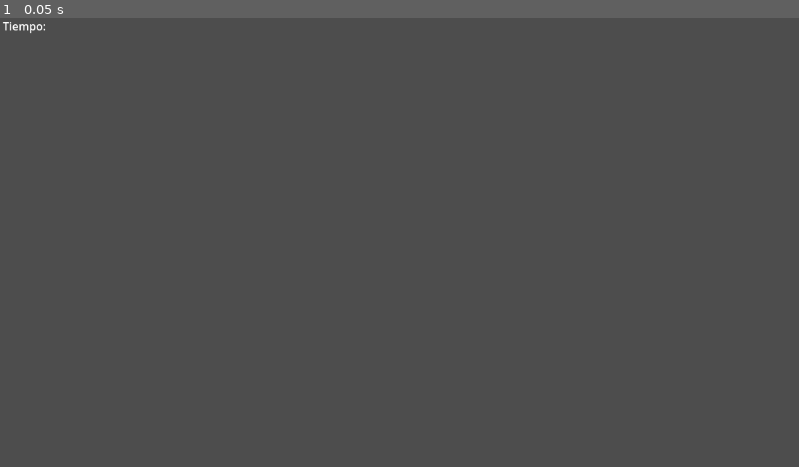
Above: before the commit, frame 1.
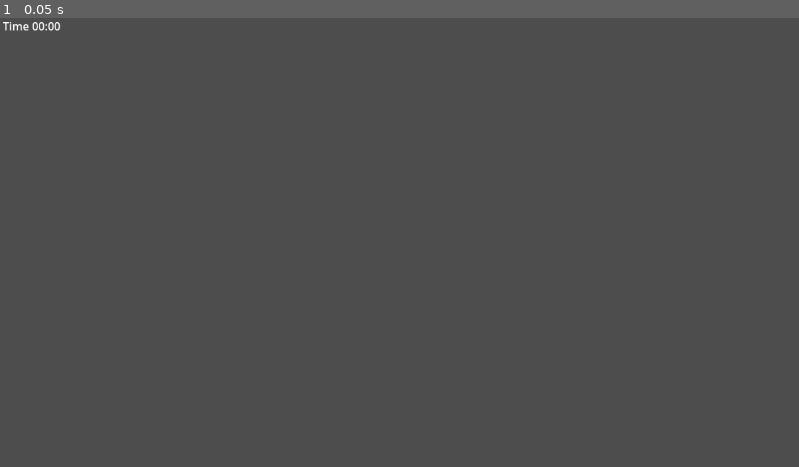
Above: after the commit, the same moment.

Repository: MaycolMont/SlidePuzzle
Game: Godot game, scene res://scenes/game.tscn
Same seed, same stepped clock (60 frames per second), same inputs: the game is played once before the commit and once after it. The project has no main scene, so this scene is started directly. The engine's default icon, where the game draws it, is replaced by a stand-in: a white triangle on a blue panel in a dark square.
Inputs:
- Up to frame 1 (0.05 s): no input

The runs differ from the first frame. In frame 1, less than 0.1% of the frame differs, in the area x 1-8%, y 0-4%.

Commit message:
mechanic functional

Diff:
--- a/scenes/game.tscn
+++ b/scenes/game.tscn
@@ -1,20 +1,22 @@
-[gd_scene load_steps=4 format=3 uid="uid://cw10of075sgo5"]
+[gd_scene load_steps=5 format=3 uid="uid://cw10of075sgo5"]
 
 [ext_resource type="Script" path="res://scripts/game.gd" id="1_hqe0d"]
 [ext_resource type="PackedScene" uid="uid://0j4ckdircxvg" path="res://scenes/board.tscn" id="2_l131m"]
 [ext_resource type="Texture2D" uid="uid://cj4661154yppa" path="res://icon.svg" id="3_f707q"]
+[ext_resource type="PackedScene" uid="uid://bx78gd70gbhiu" path="res://scenes/time_label.tscn" id="4_ox6at"]
 
-[node name="Game" type="Control" node_paths=PackedStringArray("timer", "texture_preview")]
+[node name="Game" type="Control" node_paths=PackedStringArray("texture_preview", "timer_label")]
 layout_mode = 3
 anchors_preset = 15
 anchor_right = 1.0
 anchor_bottom = 1.0
 grow_horizontal = 2
 grow_vertical = 2
+mouse_filter = 2
 script = ExtResource("1_hqe0d")
-timer = NodePath("VBoxContainer/HBoxContainer/TimeLabel/Timer")
 texture_preview = NodePath("VBoxContainer/HBoxContainer/Preview")
 board_scene = ExtResource("2_l131m")
+timer_label = NodePath("VBoxContainer/HBoxContainer/TimeLabel")
 
 [node name="VBoxContainer" type="VBoxContainer" parent="."]
 layout_mode = 0
@@ -28,11 +30,9 @@
 layout_mode = 2
 texture = ExtResource("3_f707q")
 
-[node name="TimeLabel" type="Label" parent="VBoxContainer/HBoxContainer"]
+[node name="TimeLabel" parent="VBoxContainer/HBoxContainer" instance=ExtResource("4_ox6at")]
 layout_mode = 2
-text = "Tiempo: "
-
-[node name="Timer" type="Timer" parent="VBoxContainer/HBoxContainer/TimeLabel"]
+label_text = "Time"
 
 [node name="PanelContainer" type="PanelContainer" parent="VBoxContainer"]
 layout_mode = 2
--- /dev/null
+++ b/scenes/time_label.tscn
@@ -0,0 +1,14 @@
+[gd_scene load_steps=2 format=3 uid="uid://bx78gd70gbhiu"]
+
+[ext_resource type="Script" path="res://scripts/time_label.gd" id="1_5s187"]
+
+[node name="TimeLabel" type="Label"]
+offset_right = 40.0
+offset_bottom = 23.0
+text = "Time 00:00"
+script = ExtResource("1_5s187")
+label_text = "Hola"
+
+[node name="Timer" type="Timer" parent="."]
+
+[connection signal="timeout" from="Timer" to="." method="_on_timer_timeout"]
--- a/scripts/game.gd
+++ b/scripts/game.gd
@@ -1,13 +1,13 @@
 extends Control
 
-@export var timer : Timer
 @export var texture_preview : TextureRect
 @export var board_scene : PackedScene
+@export var timer_label : Label
 
 func _ready():
 	_set_board()
 	_set_image_preview()
-	timer.start()
+	timer_label.start()
 
 func _set_image_preview():
 	texture_preview.texture = Global.texture_resource
@@ -21,4 +21,4 @@
 	$VBoxContainer/PanelContainer.add_child(board)
 
 func _on_board_solved(number_of_movements):
-	timer.stop()
+	print($VBoxContainer/HBoxContainer/TimeLabel.time_text)
--- /dev/null
+++ b/scripts/time_label.gd
@@ -0,0 +1,26 @@
+extends Label
+class_name TimeLabel
+
+@export var label_text : String = 'Time'
+var time_text : String = '00:00'
+
+func _ready():
+	text = '%s %s' % [label_text, time_text]
+
+var hour : int = 0
+var minute : int = 0
+var second : int = 0
+
+func start():
+	$Timer.start()
+
+func stop():
+	$Timer.stop()
+
+func _on_timer_timeout():
+	second += 1
+	if second == 60:
+		minute += 1
+		second = 0
+	time_text = '%02d:%02d' % [minute, second]
+	text = '%s %s' % [label_text, time_text]
